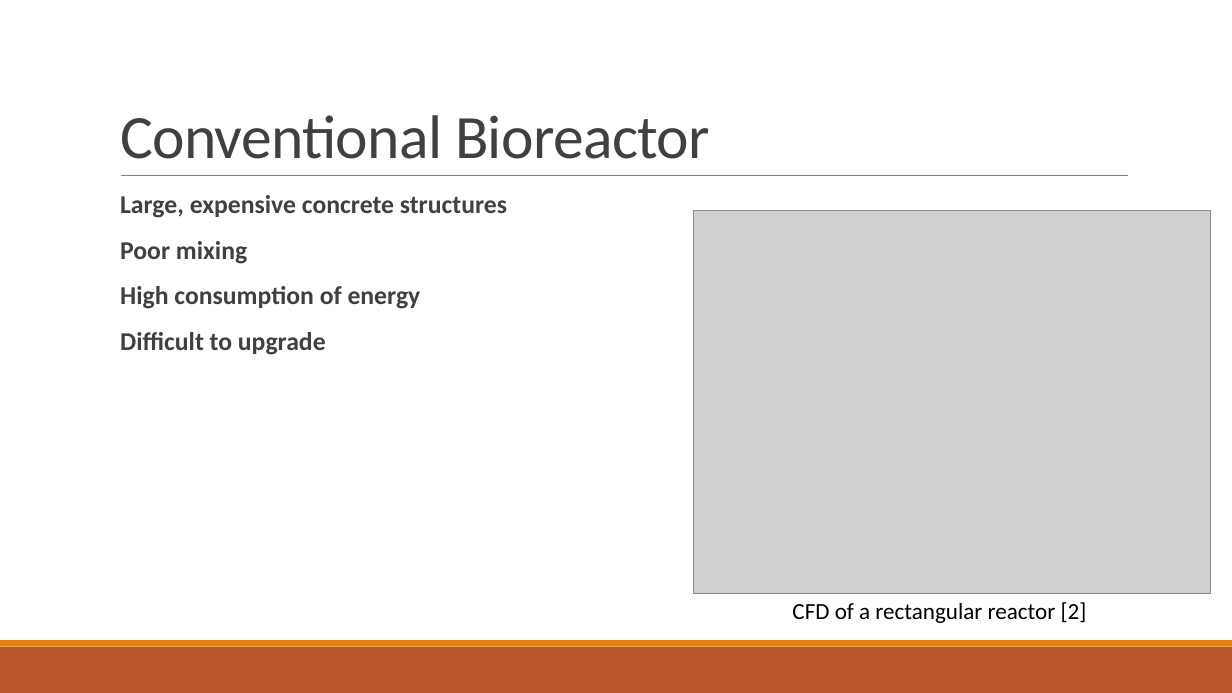
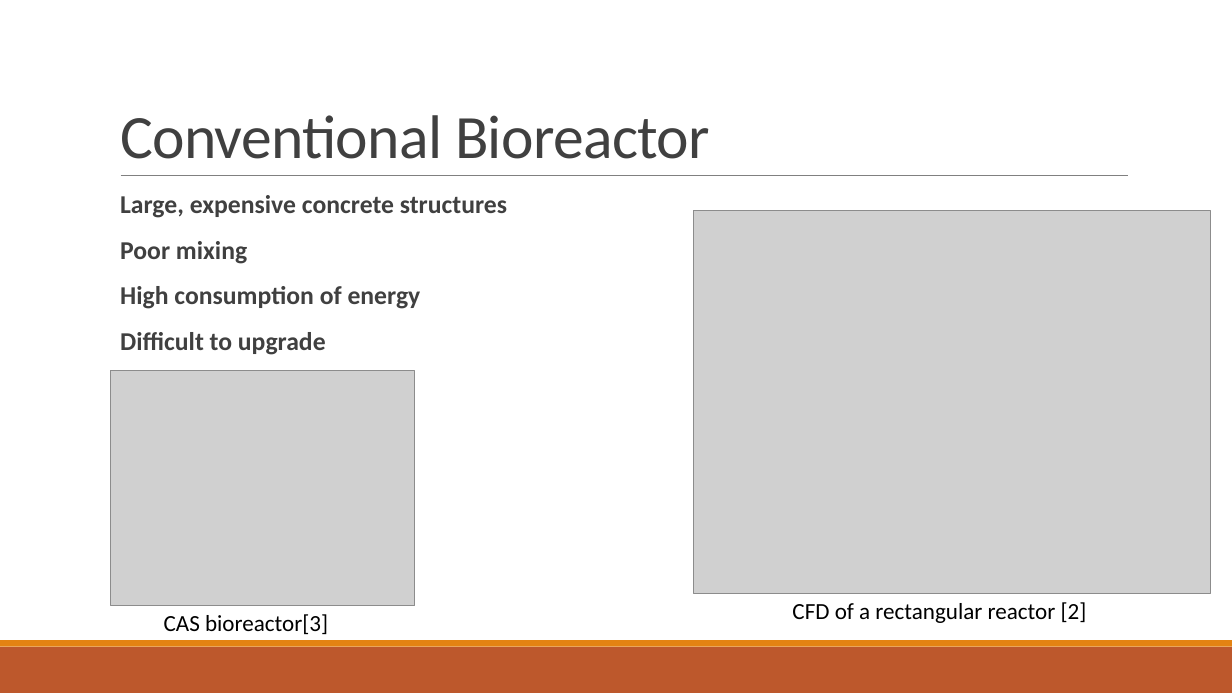
Before and after one commit to mark-edney/Thesis-Matlab, a slide deck: slide 4 of Thesis defense.pptx. Drawn at 1232x693 pixels with LibreOffice and Linux fonts; fonts in the diff are those of the drawing; grey boxes stand for pictures. Boxes give left, top, right and bottom in pixels: in the first picture for what was removed or moved away, otherwise in the second. Text is boxed around its words. In the diff, an @@ line names an element or a change of style, - is before the commit and + after.

```diff
--- a/Thesis defense.pptx
+++ b/Thesis defense.pptx
@@ picture added at box(111, 371, 415, 605) @@
@@ text added at box(164, 614, 328, 634), 18 pt, text #000000 @@
+CAS bioreactor[3]
```
Also in this commit, not shown: 4 other slides changed, 3 other files.
